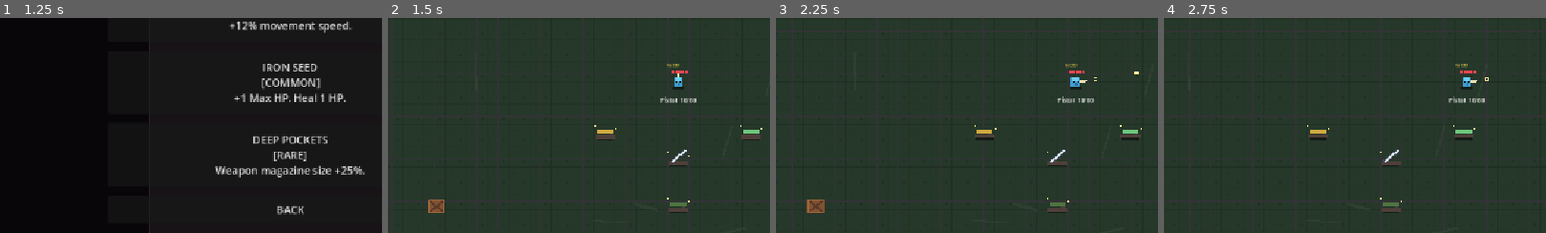
Above: before the commit, frames 1-4 (left to right).
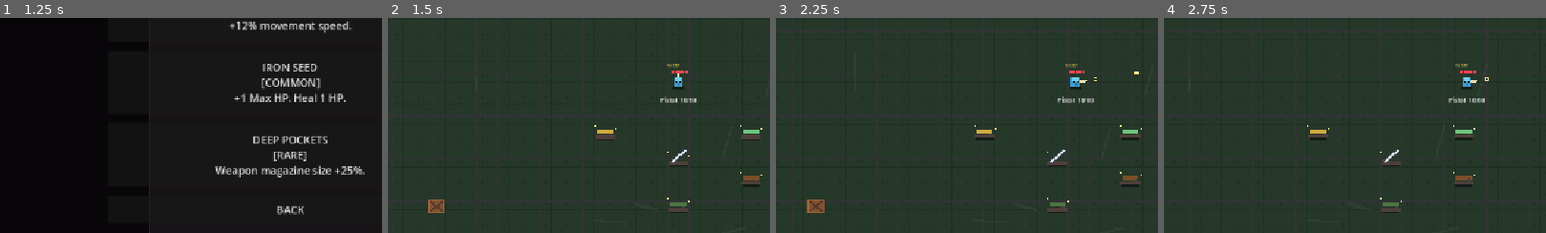
Above: after the commit, the same moments.

Repository: Venos2512/Rouge
Game: Godot game, scene res://gungeon_proto/main.tscn
The game is run twice, just before and just after one commit, with the same random seed, the same clock (stepped at 60 frames per second) and the same inputs.
Inputs (mouse positions are % of the whole screen's width and height, from its top left):
- Up to frame 1 (1.25 s): click "START RUN" at 0.5 s
- Up to frame 2 (1.5 s): click "FLEET FEATHER [COMMON] +12% m…" at 1.25 s
- Up to frame 3 (2.25 s): tap Enter at 2 s; move the mouse to (72, 45) at 2.02 s; press the mouse at (72, 45) at 2.03 s; hold D (move_right) from 2.03 s (still down)
- Up to frame 4 (2.75 s): keep holding D (move_right)
The pictures show only the part of the screen within x 12-62%, y 35-85%; the shares and areas given below are measured in that part.

Frame 1 is identical in both runs. In frame 2, 0.2% of the frame differs, in the area x 92-98%, y 71-79%; in frame 3, 0.2%; in frame 4, 0.2%, in the area x 75-82%, y 71-79%.

Commit message:
Add crossbow with sticking arrow projectiles

Diff:
--- a/gungeon_proto/resources/dungeon/room_rule_start.tres
+++ b/gungeon_proto/resources/dungeon/room_rule_start.tres
@@ -21,4 +21,7 @@
 }, {
 "weapon_id": "grenade_launcher",
 "position": Vector2(0, 185)
+}, {
+"weapon_id": "crossbow",
+"position": Vector2(110, 145)
 }]
--- a/gungeon_proto/resources/dungeon/room_rule_treasure.tres
+++ b/gungeon_proto/resources/dungeon/room_rule_treasure.tres
@@ -23,4 +23,7 @@
 }, {
 "weapon_id": "grenade_launcher",
 "position": Vector2(0, 0)
+}, {
+"weapon_id": "crossbow",
+"position": Vector2(0, 0)
 }]
--- /dev/null
+++ b/gungeon_proto/resources/weapons/crossbow.tres
@@ -0,0 +1,22 @@
+[gd_resource type="Resource" script_class="WeaponData" format=3]
+
+[ext_resource type="Script" path="res://gungeon_proto/scripts/weapons/weapon_data.gd" id="1_data"]
+[ext_resource type="Script" path="res://gungeon_proto/scripts/weapons/attacks/crossbow_attack_provider.gd" id="2_attack"]
+
+[resource]
+script = ExtResource("1_data")
+id = "crossbow"
+display_name = "Nỏ"
+attack_provider = ExtResource("2_attack")
+hud_icon_id = "crossbow"
+pickup_color = Color(0.48, 0.31, 0.16, 1)
+damage = 5
+fire_interval = 0.72
+reload_time = 1.05
+recoil = 4.0
+magazine_size = 1
+reserve_ammo = 30
+bullet_speed = 720.0
+projectile_lifetime = 1.25
+embedded_lifetime = 4.0
+tags = Array[String](["ranged", "pierce"])
--- a/gungeon_proto/resources/weapons/weapon_database.tres
+++ b/gungeon_proto/resources/weapons/weapon_database.tres
@@ -8,7 +8,8 @@
 [ext_resource type="Resource" path="res://gungeon_proto/resources/weapons/spear.tres" id="6_spear"]
 [ext_resource type="Resource" path="res://gungeon_proto/resources/weapons/hammer.tres" id="7_hammer"]
 [ext_resource type="Resource" path="res://gungeon_proto/resources/weapons/grenade_launcher.tres" id="8_grenade_launcher"]
+[ext_resource type="Resource" path="res://gungeon_proto/resources/weapons/crossbow.tres" id="9_crossbow"]
 
 [resource]
 script = ExtResource("1_database")
-weapons = Array[Resource]([ExtResource("2_pistol"), ExtResource("3_shotgun"), ExtResource("4_machine_gun"), ExtResource("5_sword"), ExtResource("6_spear"), ExtResource("7_hammer"), ExtResource("8_grenade_launcher")])
+weapons = Array[Resource]([ExtResource("2_pistol"), ExtResource("3_shotgun"), ExtResource("4_machine_gun"), ExtResource("5_sword"), ExtResource("6_spear"), ExtResource("7_hammer"), ExtResource("8_grenade_launcher"), ExtResource("9_crossbow")])
--- a/gungeon_proto/scripts/debug/dev_tools.gd
+++ b/gungeon_proto/scripts/debug/dev_tools.gd
@@ -501,6 +501,7 @@
 		"pistol",
 		"shotgun",
 		"machine_gun",
+		"crossbow",
 		"sword",
 		"spear",
 		"hammer"
--- a/gungeon_proto/scripts/debug/training/training_room_controller_runtime.gd
+++ b/gungeon_proto/scripts/debug/training/training_room_controller_runtime.gd
@@ -103,6 +103,7 @@
 			"pistol",
 			"shotgun",
 			"machine_gun",
+			"crossbow",
 			"sword",
 			"spear",
 			"hammer"
@@ -562,6 +563,7 @@
 		"pistol",
 		"shotgun",
 		"machine_gun",
+		"crossbow",
 		"sword",
 		"spear",
 		"hammer"
--- a/gungeon_proto/scripts/player/player.gd
+++ b/gungeon_proto/scripts/player/player.gd
@@ -804,6 +804,8 @@
 			GameAudio.play(self, "shotgun_fire", 0.02)
 		"grenade_launcher":
 			GameAudio.play(self, "shotgun_fire", 0.02)
+		"crossbow":
+			GameAudio.play(self, "pistol_fire", 0.025)
 
 	fire_timer = float(
 		result.get(
--- a/gungeon_proto/scripts/ui/game_hud_icon.gd
+++ b/gungeon_proto/scripts/ui/game_hud_icon.gd
@@ -662,6 +662,29 @@
 				2.0 * scale_value
 			)
 
+		"crossbow":
+			draw_line(
+				center + Vector2(-21.0, 0.0) * scale_value,
+				center + Vector2(22.0, 0.0) * scale_value,
+				color,
+				3.0 * scale_value
+			)
+			draw_arc(
+				center + Vector2(7.0, 0.0) * scale_value,
+				17.0 * scale_value,
+				-PI * 0.5,
+				PI * 0.5,
+				16,
+				color,
+				3.0 * scale_value
+			)
+			draw_line(
+				center + Vector2(7.0, -17.0) * scale_value,
+				center + Vector2(7.0, 17.0) * scale_value,
+				color,
+				1.0 * scale_value
+			)
+
 		_:
 			# Pistol
 			draw_rect(
--- /dev/null
+++ b/gungeon_proto/scripts/weapons/attacks/crossbow_attack_provider.gd
@@ -0,0 +1,76 @@
+class_name CrossbowAttackProvider
+extends "res://gungeon_proto/scripts/weapons/attacks/weapon_attack_provider.gd"
+
+
+const ArrowProjectile = preload(
+	"res://gungeon_proto/scripts/weapons/projectiles/arrow.gd"
+)
+
+
+func perform_attack(
+	player: Node2D,
+	weapon: Dictionary,
+	aim_direction: Vector2,
+	weapon_system: Node,
+	god_mode: bool
+) -> Dictionary:
+	var arrow: Node2D = ArrowProjectile.new() as Node2D
+	arrow.set("direction", aim_direction.normalized())
+	arrow.set("speed", float(weapon.get("bullet_speed", 720.0)))
+	arrow.set("damage", int(weapon.get("damage", 5)))
+	arrow.set(
+		"damage_type",
+		StringName(weapon.get("damage_type", "physical"))
+	)
+	arrow.set(
+		"lifetime",
+		float(weapon.get("projectile_lifetime", 1.25))
+	)
+	arrow.set(
+		"embedded_lifetime",
+		float(weapon.get("embedded_lifetime", 4.0))
+	)
+
+	player.get_tree().current_scene.add_child(arrow)
+	arrow.global_position = player.global_position + aim_direction * 20.0
+
+	if not god_mode:
+		weapon_system.call("consume_round")
+
+	return {
+		"performed": true,
+		"cooldown": float(weapon.get("fire_interval", 0.72)),
+		"recoil": float(weapon.get("recoil", 4.0)),
+		"muzzle_flash": 0.035,
+	}
+
+
+func draw_held_weapon(
+	player: Node2D,
+	_weapon: Dictionary,
+	aim_direction: Vector2
+) -> void:
+	var side: Vector2 = aim_direction.orthogonal()
+	var stock_position: Vector2 = aim_direction * 6.0
+	var bow_position: Vector2 = aim_direction * 15.0
+	player.draw_line(
+		stock_position,
+		bow_position,
+		Color8(104, 70, 42),
+		4.0
+	)
+	player.draw_polyline(
+		PackedVector2Array([
+			bow_position + side * 8.0 - aim_direction * 3.0,
+			bow_position + aim_direction * 2.0,
+			bow_position - side * 8.0 - aim_direction * 3.0,
+		]),
+		Color8(205, 163, 94),
+		3.0
+	)
+	player.draw_line(
+		bow_position + side * 8.0 - aim_direction * 3.0,
+		bow_position - side * 8.0 - aim_direction * 3.0,
+		Color8(225, 221, 199),
+		1.0
+	)
--- /dev/null
+++ b/gungeon_proto/scripts/weapons/projectiles/arrow.gd
@@ -0,0 +1,248 @@
+class_name PlayerArrow
+extends Node2D
+
+
+const GameAudio = preload(
+	"res://gungeon_proto/scripts/audio/game_audio.gd"
+)
+const DamageInfoScript = preload(
+	"res://gungeon_proto/scripts/combat/damage_info.gd"
+)
+const DamageResolverScript = preload(
+	"res://gungeon_proto/scripts/combat/damage_resolver.gd"
+)
+const DamageTypesScript = preload(
+	"res://gungeon_proto/scripts/combat/damage_types.gd"
+)
+
+const MAX_COLLISION_STEPS: int = 12
+
+var direction: Vector2 = Vector2.RIGHT
+var speed: float = 720.0
+var lifetime: float = 1.25
+var embedded_lifetime: float = 4.0
+var damage: int = 5
+var damage_type: StringName = DamageTypesScript.PHYSICAL
+var hit_radius: float = 7.0
+
+var embedded: bool = false
+var crowd_service: Node = null
+var blockers: Array[Node] = []
+
+
+func _ready() -> void:
+	add_to_group("player_bullets")
+	add_to_group("player_projectiles")
+	crowd_service = get_tree().get_first_node_in_group(
+		"enemy_crowd_service"
+	)
+	for blocker: Node in get_tree().get_nodes_in_group(
+		"bullet_blockers"
+	):
+		blockers.append(blocker)
+	rotation = direction.angle()
+	queue_redraw()
+
+
+func _physics_process(delta: float) -> void:
+	if embedded:
+		embedded_lifetime -= delta
+		if embedded_lifetime <= 0.0:
+			queue_free()
+		return
+
+	lifetime -= delta
+	if lifetime <= 0.0:
+		queue_free()
+		return
+
+	var travel: Vector2 = direction * speed * delta
+	var start_position: Vector2 = global_position
+	var end_position: Vector2 = start_position + travel
+
+	var enemy: Node2D = _find_enemy_hit(start_position, end_position)
+	if is_instance_valid(enemy):
+		global_position = _closest_point_on_segment(
+			enemy.global_position,
+			start_position,
+			end_position
+		)
+		_embed_in_target(enemy, true)
+		return
+
+	var blocker: Node2D = _find_blocker_hit(
+		start_position,
+		end_position,
+		travel.length()
+	)
+	if is_instance_valid(blocker):
+		_embed_in_target(blocker, false)
+		return
+
+	global_position = end_position
+
+
+func _find_enemy_hit(
+	start_position: Vector2,
+	end_position: Vector2
+) -> Node2D:
+	var candidates: Array = []
+	var query_radius: float = (
+		start_position.distance_to(end_position)
+		+ hit_radius
+		+ 24.0
+	)
+	if (
+		is_instance_valid(crowd_service)
+		and crowd_service.has_method("get_enemies_near")
+	):
+		candidates = crowd_service.call(
+			"get_enemies_near",
+			(start_position + end_position) * 0.5,
+			query_radius
+		)
+	else:
+		candidates = get_tree().get_nodes_in_group("enemies")
+
+	var closest_enemy: Node2D = null
+	var closest_progress: float = INF
+	for candidate: Node in candidates:
+		var enemy: Node2D = candidate as Node2D
+		if not is_instance_valid(enemy):
+			continue
+		var closest_point: Vector2 = _closest_point_on_segment(
+			enemy.global_position,
+			start_position,
+			end_position
+		)
+		if (
+			closest_point.distance_squared_to(enemy.global_position)
+			> hit_radius * hit_radius
+		):
+			continue
+		var progress: float = start_position.distance_squared_to(closest_point)
+		if progress < closest_progress:
+			closest_progress = progress
+			closest_enemy = enemy
+
+	return closest_enemy
+
+
+func _find_blocker_hit(
+	start_position: Vector2,
+	end_position: Vector2,
+	travel_distance: float
+) -> Node2D:
+	var step_count: int = clampi(
+		ceili(travel_distance / maxf(hit_radius, 1.0)),
+		1,
+		MAX_COLLISION_STEPS
+	)
+	for step: int in range(1, step_count + 1):
+		var sample_position: Vector2 = start_position.lerp(
+			end_position,
+			float(step) / float(step_count)
+		)
+		for blocker_value: Node in blockers:
+			var blocker: Node2D = blocker_value as Node2D
+			if (
+				not is_instance_valid(blocker)
+				or blocker.is_queued_for_deletion()
+			):
+				continue
+			if _blocker_contains(blocker, sample_position):
+				global_position = sample_position
+				return blocker
+	return null
+
+
+func _blocker_contains(
+	blocker: Node2D,
+	point: Vector2
+) -> bool:
+	if blocker.has_method("contains_projectile_point"):
+		return bool(blocker.call(
+			"contains_projectile_point",
+			point,
+			hit_radius
+		))
+	var blocker_radius: float = float(blocker.get("hit_radius"))
+	var combined_radius: float = hit_radius + blocker_radius
+	return point.distance_squared_to(blocker.global_position) <= (
+		combined_radius * combined_radius
+	)
+
+
+func _embed_in_target(
+	target: Node2D,
+	is_enemy: bool
+) -> void:
+	if is_enemy:
+		GameAudio.play(self, "bullet_hit_enemy", 0.06)
+		if target.has_method("apply_hit_knockback"):
+			target.call("apply_hit_knockback", global_position, 125.0)
+	else:
+		GameAudio.play(self, "bullet_hit_wall", 0.055)
+
+	_apply_projectile_damage(target)
+	embedded = true
+	speed = 0.0
+	remove_from_group("player_bullets")
+	remove_from_group("player_projectiles")
+	if is_instance_valid(target) and not target.is_queued_for_deletion():
+		reparent(target, true)
+
+
+func _apply_projectile_damage(target: Node) -> void:
+	var info: RefCounted = DamageInfoScript.create(
+		damage,
+		damage_type,
+		[DamageTypesScript.PROJECTILE]
+	)
+	info.source = self
+	info.instigator = get_parent()
+	info.hit_position = global_position
+	info.hit_direction = direction
+	DamageResolverScript.apply_damage(target, info)
+
+
+func _closest_point_on_segment(
+	point: Vector2,
+	segment_start: Vector2,
+	segment_end: Vector2
+) -> Vector2:
+	var segment: Vector2 = segment_end - segment_start
+	var length_squared: float = segment.length_squared()
+	if length_squared <= 0.0001:
+		return segment_start
+	var progress: float = clampf(
+		(point - segment_start).dot(segment) / length_squared,
+		0.0,
+		1.0
+	)
+	return segment_start + segment * progress
+
+
+func _draw() -> void:
+	draw_line(
+		Vector2(-12.0, 0.0),
+		Vector2(7.0, 0.0),
+		Color8(119, 78, 43),
+		2.0
+	)
+	draw_colored_polygon(
+		PackedVector2Array([
+			Vector2(11.0, 0.0),
+			Vector2(5.0, -3.5),
+			Vector2(5.0, 3.5),
+		]),
+		Color8(205, 215, 222)
+	)
+	draw_colored_polygon(
+		PackedVector2Array([
+			Vector2(-12.0, 0.0),
+			Vector2(-7.0, -3.0),
+			Vector2(-7.0, 3.0),
+		]),
+		Color8(175, 56, 44)
+	)
--- a/gungeon_proto/scripts/weapons/weapon_data.gd
+++ b/gungeon_proto/scripts/weapons/weapon_data.gd
@@ -37,6 +37,7 @@
 
 @export_group("Explosive Projectile")
 @export var projectile_lifetime: float = 1.1
+@export var embedded_lifetime: float = 0.0
 @export var explosion_radius: float = 0.0
 @export var explosion_knockback: float = 0.0
 
@@ -83,6 +84,7 @@
 		"pellets": pellets,
 		"spread_deg": spread_deg,
 		"projectile_lifetime": projectile_lifetime,
+		"embedded_lifetime": embedded_lifetime,
 		"explosion_radius": explosion_radius,
 		"explosion_knockback": explosion_knockback,
 
--- a/tests/architecture_smoke_test.gd
+++ b/tests/architecture_smoke_test.gd
@@ -14,6 +14,8 @@
 	"res://gungeon_proto/resources/weapons/pistol.tres",
 	"res://gungeon_proto/resources/weapons/shotgun.tres",
 	"res://gungeon_proto/resources/weapons/machine_gun.tres",
+	"res://gungeon_proto/resources/weapons/grenade_launcher.tres",
+	"res://gungeon_proto/resources/weapons/crossbow.tres",
 	"res://gungeon_proto/resources/weapons/sword.tres",
 	"res://gungeon_proto/resources/weapons/spear.tres",
 	"res://gungeon_proto/resources/weapons/hammer.tres",
@@ -639,6 +641,8 @@
 		"pistol",
 		"shotgun",
 		"machine_gun",
+		"grenade_launcher",
+		"crossbow",
 	]
 	var melee_ids: Array[String] = [
 		"sword",
Not shown: 1 places in gungeon_proto/resources/weapons/weapon_database.tres that only renumber resources
Not shown, added: update_notes/2026-08-28-crossbow-and-sticking-arrows.md
